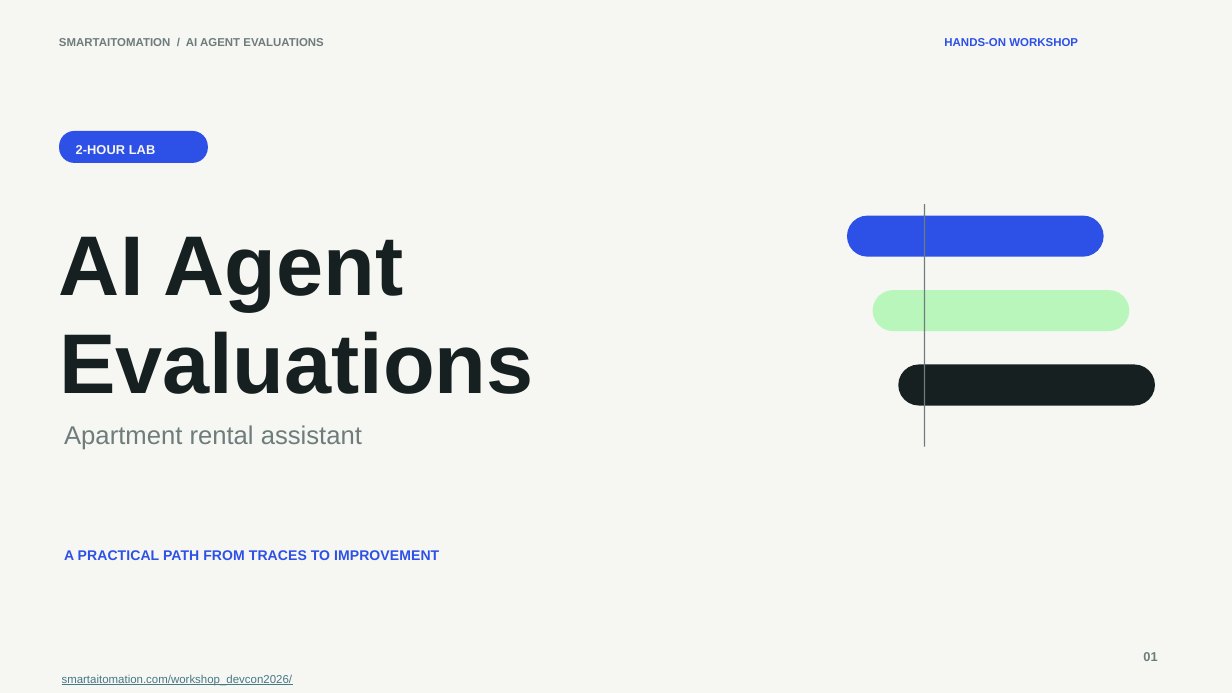
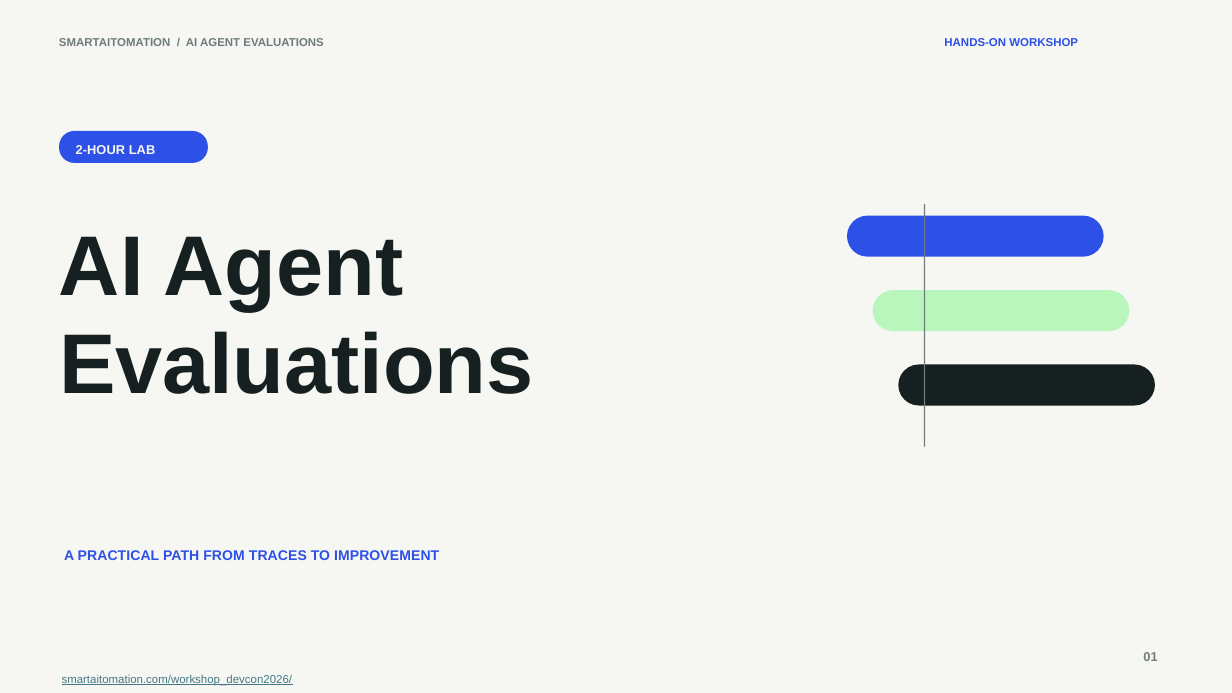
Before and after one commit to smartaitomation/smartaitomation.github.io, a slide deck: slide 1 of workshop_devcon2026/downloads/recruiting-email-evals.pptx. Drawn at 1232x693 pixels with LibreOffice and Linux fonts; fonts in the diff are those of the drawing. Boxes give left, top, right and bottom in pixels: in the first picture for what was removed or moved away, otherwise in the second. Text is boxed around its words. In the diff, an @@ line names an element or a change of style, - is before the commit and + after.

Commit message:
Remove apartment subtitle from workshop cover

```diff
--- a/workshop_devcon2026/downloads/recruiting-email-evals.pptx
+++ b/workshop_devcon2026/downloads/recruiting-email-evals.pptx
@@ text removed at [64, 425, 362, 450] @@
-Apartment rental assistant
```
Also in this commit, not shown: 4 other files.
